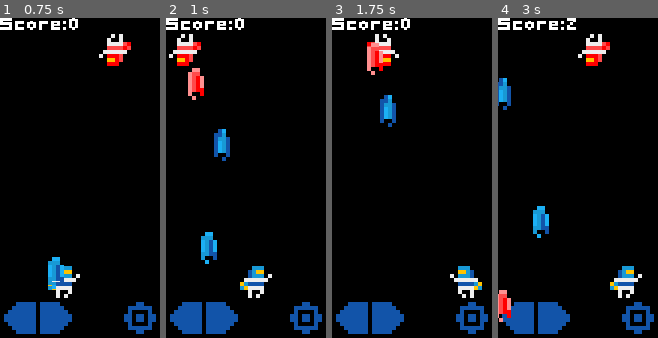
Above: before the commit, frames 1-4 (left to right).
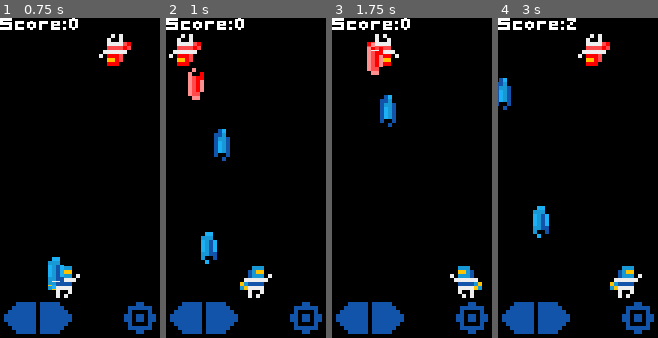
Above: after the commit, the same moments.

Repository: whmsft/vechten
Game: Godot game, scene res://scenes/Game.tscn
Two runs of this game, one before a commit and one after it. Both use one fixed random seed, a clock stepped at 60 frames per second and the inputs below.
Inputs (mouse positions are in pixels of both pictures, inside the frame that each line leads up to):
- Up to frame 1 (0.75 s): move the mouse to (115, 162) at 0.52 s; hold Right (key_right) from 0.53 s (still down); hold Space (key_space) from 0.53 s (still down)
- Up to frame 2 (1 s): keep holding Right (key_right); keep holding Space (key_space)
- Up to frame 3 (1.75 s): move the mouse to (380, 194) at 1.27 s; release Right (key_right) at 1.28 s; release Space (key_space) at 1.28 s; hold Left (key_left) from 1.28 s (still down); tap Space (key_space) at 1.35 s
- Up to frame 4 (3 s): move the mouse to (594, 107) at 2.02 s; release Left (key_left) at 2.03 s; hold Space (key_space) 2.03-2.78 s; hold Right (key_right) from 2.03 s (still down); move the mouse to (570, 242) at 2.77 s; tap Space (key_space) at 2.85 s

Frame 1 is identical in both runs. In frame 2, 0.3% of the frame differs, in the area x 16-24%, y 15-26%; in frame 3, 0.3%; in frame 4, 0.6%, in the area x 0-9%, y 85-95%.

Commit message:
little work

Diff:
--- a/scenes/Game.tscn
+++ b/scenes/Game.tscn
@@ -95,6 +95,7 @@
 scale = Vector2( 1.01563, 1 )
 frames = SubResource( 2 )
 animation = "fire"
+frame = 1
 playing = true
 offset = Vector2( 2, 4 )
 
@@ -103,6 +104,7 @@
 animation = "fire"
 playing = true
 offset = Vector2( 2, 4 )
+flip_v = true
 
 [node name="General_label" type="Label" parent="."]
 margin_right = 29.0
--- a/scripts/Game.gd
+++ b/scripts/Game.gd
@@ -1,8 +1,8 @@
 #####################
 ## Name: vechten   ##
 ## Author: @whmsft ##
-## version: v1b3   ##
-## commit: 23      ##
+## version: v1b4   ##
+## commit: 24      ##
 #####################
 
 extends Node2D
@@ -38,11 +38,12 @@
 func _process(_delta):
 	FPS = Engine.get_frames_per_second()
 	MOUSE = get_global_mouse_position()
-	$General_label.text = "Score:"+str(SCORE)
-	update_player(_delta)
-	update_enemy(_delta)
-	update_pbullet(_delta)
-	update_ebullet(_delta)
+	if !(LIVES < 0):
+		$General_label.text = "Score:"+str(SCORE)
+		update_player(_delta)
+		update_enemy(_delta)
+		update_pbullet(_delta)
+		update_ebullet(_delta)
 
 func update_enemy(_delta):
 	# A try to make enemy perform random tasks for [0.5, 1, 1.5] secs.
@@ -111,12 +112,12 @@
 func update_ebullet(_delta):
 	for n in enemy_bullets:
 		n.position = Vector2(n.position.x, n.position.y+128*_delta)
-		if n.position.y > SCREEN.y-8:
+		if n.position.y > SCREEN.y-12:
 			enemy_bullets.erase(n)
 			n.queue_free()
 		if collision([n.position.x, n.position.y, 8, 4], [$Player.position.x, $Player.position.y, 8, 8]):
 			LIVES += -1
-			if LIVES < 0: get_tree().quit()
+			$General_label.text = "Click to continue"
 			enemy_bullets.erase(n)
 			n.queue_free()
 
Not shown, changed: diff.txt
